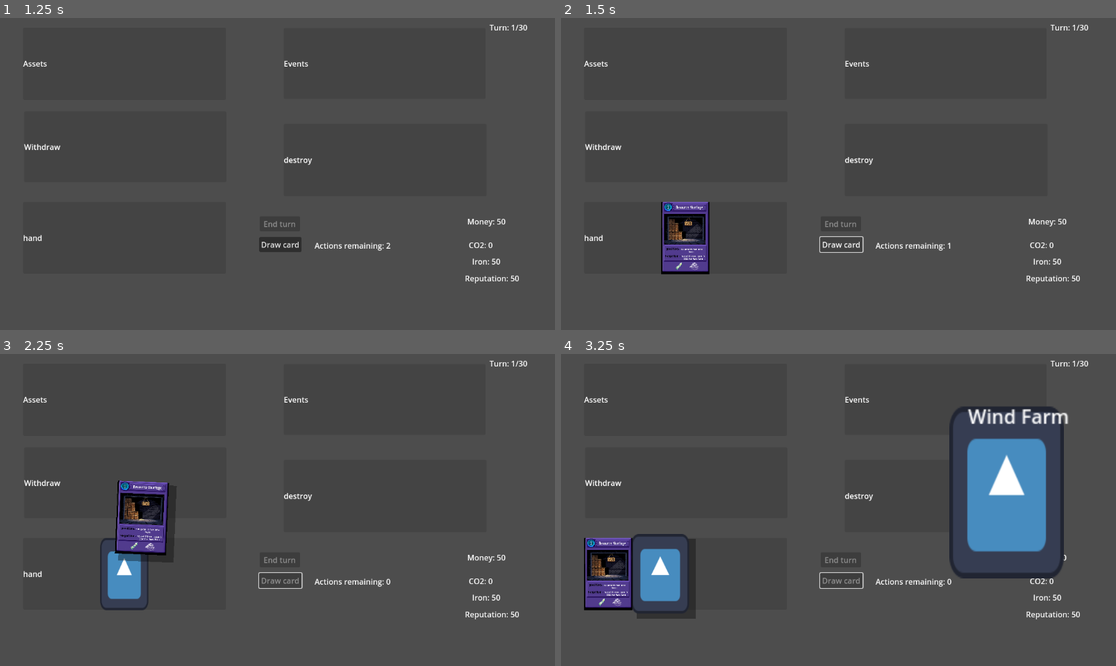
Above: before the commit, frames 1-4 (two rows, left to right).
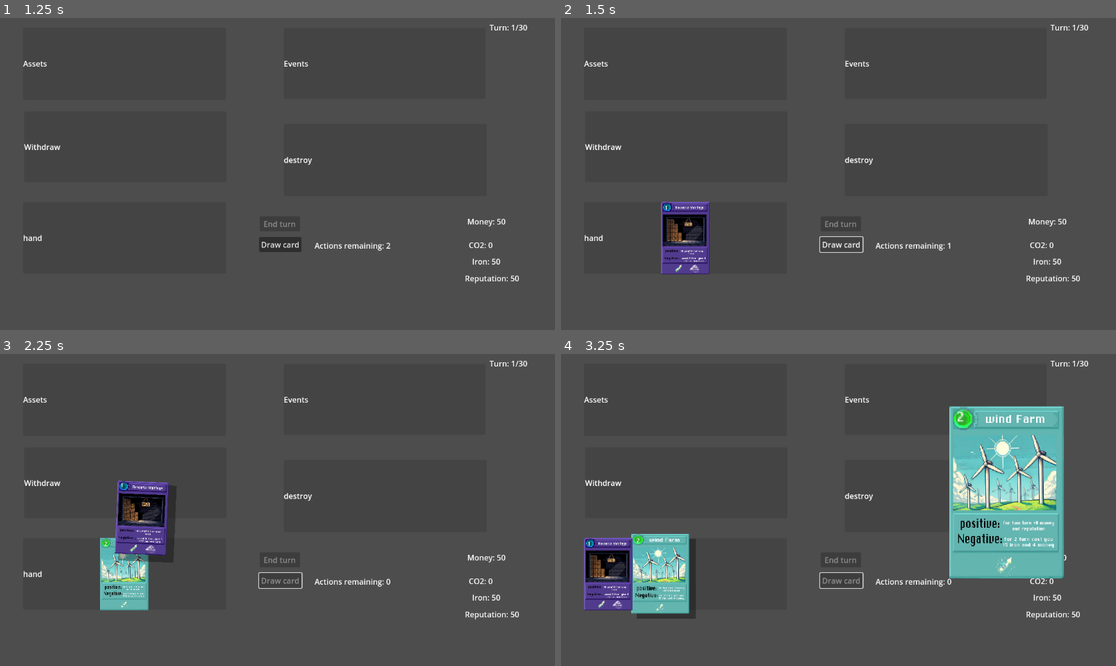
Above: after the commit, the same moments.

Repository: matiasripa/fbla-game
Game: Godot game, scene res://MainMenu.tscn
The game is run twice, just before and just after one commit, with the same random seed, the same clock (stepped at 60 frames per second) and the same inputs. The engine's default icon, where the game draws it, is replaced by a stand-in: a white triangle on a blue panel in a dark square.
Inputs (mouse positions are in pixels of both pictures, inside the frame that each line leads up to):
- Up to frame 1 (1.25 s): tap Enter (ui_accept) at 0.5, 0.77 s; move the mouse to (399, 158) at 0.52 s; hold Up (ui_up) from 0.53 s (still down); hold Right mouse button (mouse_right) from 0.53 s (still down); click (399, 158) at 0.67 s
- Up to frame 2 (1.5 s): release Up (ui_up) at 1.25 s; release Right mouse button (mouse_right) at 1.25 s; click "Draw card" at 1.25 s
- Up to frame 3 (2.25 s): tap Enter (ui_accept) at 2 s; drag from (122, 572) to (177, 400) at 2.02 s
- Up to frame 4 (3.25 s): move the mouse to (660, 572) at 2.77 s; hold Up (ui_up) from 2.78 s (still down); hold Right mouse button (mouse_right) from 2.78 s (still down); click (660, 572) at 2.92 s

Frame 1 is identical in both runs. In frame 2, 1.0% of the frame differs, in the area x 18-27%, y 58-83%; in frame 3, 2.7%; in frame 4, 15%, in the area x 4-92%, y 16-84%.

Commit message:
all cards
add the art with the effect of the turn label

Diff:
--- a/example/card/card.gd
+++ b/example/card/card.gd
@@ -85,37 +85,40 @@
 	{
 		"name": "Solar Plant",
 		"positive": [2, 10, 0, 5, 0],  # [turns, money, iron, reputation, co2]
-		"negative": [4, 0, 0, 0, 3]
+		"negative": [4, 0, -10, 0, 3]
 	},
 	{
 		"name": "Wind Farm",
-		"positive": [2, 8, -5, 8, 0], # [turns, money, iron, reputation, co2]
-		"negative": [2, -4, -2, -4, 1] # [turns, money, iron, reputation, co2]
+		"positive": [2, 8, 0, 8, 0], # [turns, money, iron, reputation, co2]
+		"negative": [3, -4, -15, 0, 1] # [turns, money, iron, reputation, co2]
 	},
 	{
 		"name": "Recycling Plant",
-		"positive": [3, 5, 10, 3, -2],
-		"negative": [3, -3, -5, -2, 1]
+		"positive": [3, 10, 0, 10, -2],
+		"negative": [3, 0, -15, 0, 5]
 	},
 
 	{
 		"name": "Resource Shortage",
 		"positive": [1, 10, 0, 0, 0],  # [turns, money, iron, reputation, co2]
-		"negative": [3, -3, -5, -2, 0]  # [turns, money, iron, reputation, co2]
+		"negative": [3, 0, -5, 0, 5]  # [turns, money, iron, reputation, co2]
 	},
 
 	{
 		"name": "Public Protest",
-		"positive": [1, 0, 0, 0, 0],  # [turns, money, iron, reputation, co2]
-		"negative": [2, 0, 0, -8, 5]  # [turns, money, iron, reputation, co2]
+		"positive": [1, 0, 10, 0, 0],  # [turns, money, iron, reputation, co2]
+		"negative": [2, -15, 0, -20, 5]  # [turns, money, iron, reputation, co2]
 	}
 ]
 
 # Store the original card data for transfer
 var card_data = null
 var card_textures = {
-	"Solar Plant": preload("res://solar_plant_card.jpg"),
+	"Solar Plant": preload("res://solar plant.jpg"),
 	"Resource Shortage": preload("res://resource shortage.jpg"),
+	"Wind Farm": preload("res://wind farm.jpg"),
+	"Recycling Plant": preload("res://recycling plant.jpg"),
+	"Public Protest": preload("res://public protest.jpg"),
 	# You can add other card textures here as they become available
 }
 
@@ -146,7 +149,7 @@
 		var pos_effect_zoom = zoom_card.get_node("positive_effect_label")
 		var neg_effect_zoom = zoom_card.get_node("negative_effect_label")
 
-		name_label_zoom.visible = true
+		turn_label_zoom.visible = true
 
 		# Add to canvas layer for visibility
 		var canvas = get_node("/root/Game/Signalbus/CanvasLayer")
@@ -170,6 +173,13 @@
 	# Select random card pair and store it
 	var pair_idx = randi() % card_pairs.size()
 	card_data = card_pairs[pair_idx]
+
+	  # Add this line to ensure turn_label appears above other elements
+	turn_label.z_index = 1
+
+	 # Make sure it's visible
+	turn_label.visible = true
+
 
 	# Set initial positive effects
 	name_label.text = card_data.name
@@ -199,7 +209,7 @@
 
 	# Make labels initially hidden on the regular card
 	name_label.visible = false
-	turn_label.visible = false
+	turn_label.visible = true
 	positive_effect_label.visible = false
 	negative_effect_label.visible = false
 
@@ -209,7 +219,7 @@
 
 # Updates card labels based on current state (positive or negative)
 func _update_labels():
-	turn_label.text = str(turn) + " turns"
+	turn_label.text = str(turn) + ""
 	if is_positive_phase:
 		positive_effect_label.text = "+" + str(poseffect[2]) + "$ +" + str(poseffect[3]) + "Fe +" + str(poseffect[4]) + "Rep"
 		negative_effect_label.text = str(negeffect[2]) + "$ " + str(negeffect[3]) + "Fe " + str(negeffect[4]) + "Rep"
@@ -309,7 +319,7 @@
 			if turn <= 0:
 				destroy()
 
-		turn_label.text = str(turn) + " turns"
+		turn_label.text = str(turn) + ""
 	else:
 		turn -= 1
 		if turn <= 0:
--- a/example/card/card.tscn
+++ b/example/card/card.tscn
@@ -10,6 +10,7 @@
 [ext_resource type="Script" path="res://example/card/state_machine/states/clicked_card_state.gd" id="4_2bop5"]
 [ext_resource type="Script" path="res://example/card/state_machine/states/drag_card_state.gd" id="5_f7w2d"]
 [ext_resource type="Script" path="res://example/card/state_machine/states/release_card_state.gd" id="6_r0y7t"]
+[ext_resource type="FontFile" uid="uid://bkgxbjbkij5j0" path="res://pixel font.ttf" id="6_wdugn"]
 [ext_resource type="Script" path="res://example/card/state_machine/states/hover_card_state.gd" id="7_xjssr"]
 [ext_resource type="AudioStream" uid="uid://c5kaogo8u3i6u" path="res://card sound drawfinal.wav" id="12_htq76"]
 
@@ -48,6 +49,7 @@
 script = ExtResource("1_gelhr")
 
 [node name="ColorRect" type="TextureRect" parent="."]
+show_behind_parent = true
 material = SubResource("ShaderMaterial_0ruxe")
 use_parent_material = true
 layout_mode = 1
@@ -91,15 +93,21 @@
 text = "negative eff"
 
 [node name="turn_label" type="Label" parent="."]
-visible = false
-layout_mode = 0
-offset_left = 13.0
-offset_top = 24.0
-offset_right = 92.0
-offset_bottom = 47.0
-text = "3 turns
+clip_children = 2
+layout_mode = 1
+anchors_preset = -1
+anchor_left = 0.5
+anchor_top = 0.2
+anchor_right = 0.5
+anchor_bottom = 0.2
+offset_left = -41.0
+offset_top = -24.0
+offset_right = 38.0
+theme_override_fonts/font = ExtResource("6_wdugn")
+theme_override_font_sizes/font_size = 13
+text = "3
 "
-horizontal_alignment = 1
+clip_text = true
 
 [node name="Label" type="Label" parent="."]
 visible = false
@@ -168,6 +176,7 @@
 
 [node name="NameLabel" type="Label" parent="."]
 unique_name_in_owner = true
+visible = false
 layout_mode = 2
 offset_left = 18.0
 offset_right = 65.0
Not shown: 1 places in example/card/card.tscn that only renumber resources
Binary file added: public protest.jpg
Not shown, changed: public protest.jpg.import
Binary file added: recycling plant.jpg
Not shown, added: recycling plant.jpg.import
Binary file changed: resource shortage.jpg
Binary file added: solar plant.jpg
Not shown, added: solar plant.jpg.import
Binary file removed: solar_plant_card.jpg
Binary file added: wind farm.jpg
Not shown, added: wind farm.jpg.import
